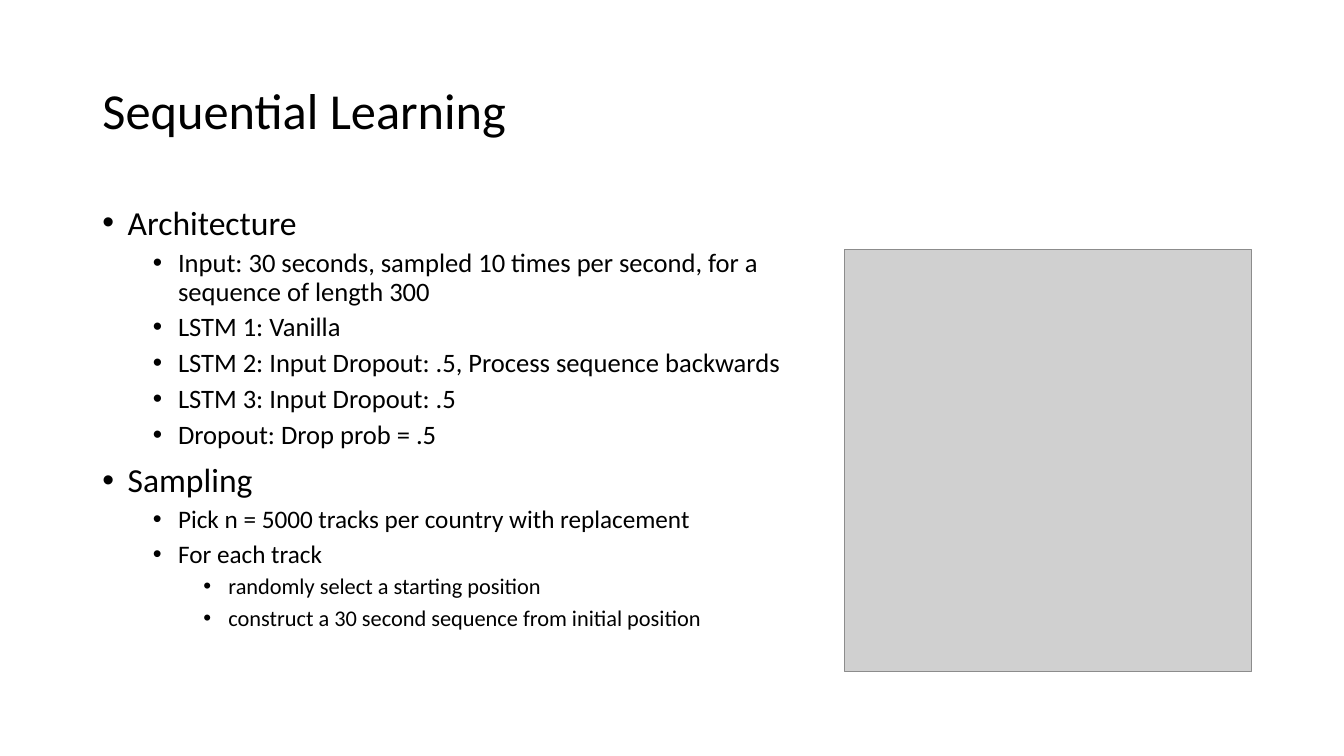
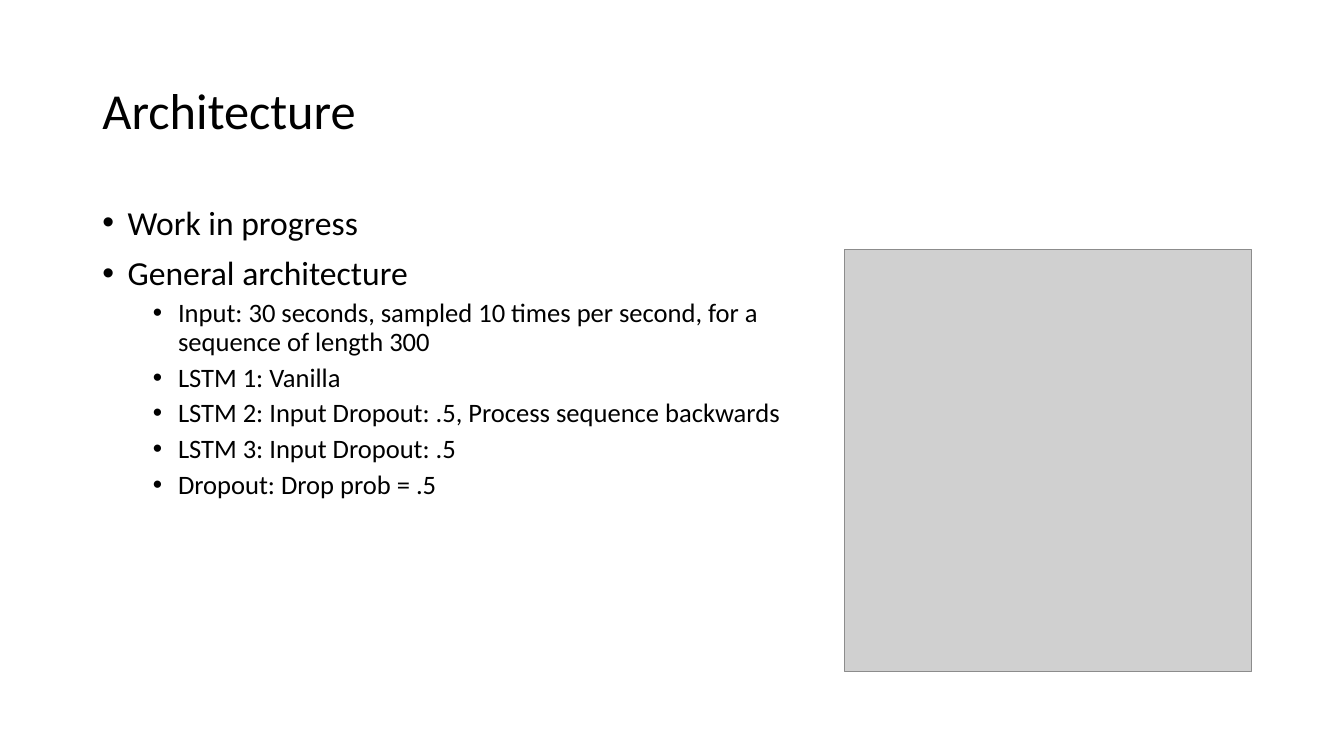
Before and after one commit to jgomezm/Music-Classification, a slide deck: slide 7 of Presentation-1-.pptx (slide 5 before the commit). Drawn at 1344x756 pixels with LibreOffice and Linux fonts; fonts in the diff are those of the drawing; grey boxes stand for pictures. Boxes give left, top, right and bottom in pixels: in the first picture for what was removed or moved away, otherwise in the second. Text is boxed around its words. In the diff, an @@ line names an element or a change of style, - is before the commit and + after.

```diff
--- a/Presentation-1-.pptx
+++ b/Presentation-1-.pptx
@@ title at bbox=[102, 94, 355, 130]: text changed @@
-Sequential Learning
+Architecture
@@ text at bbox=[128, 211, 407, 286]: text changed @@
-• Architecture
+• Work in progress
+• General architecture
@@ text at bbox=[128, 468, 700, 630]: paragraphs removed @@
-• Sampling
-  • Pick n = 5000 tracks per country with replacement
-  • For each track
-    • randomly select a starting position
-    • construct a 30 second sequence from initial position
```
Also in this commit, not shown: 3 other slides changed, 1 slide added.
